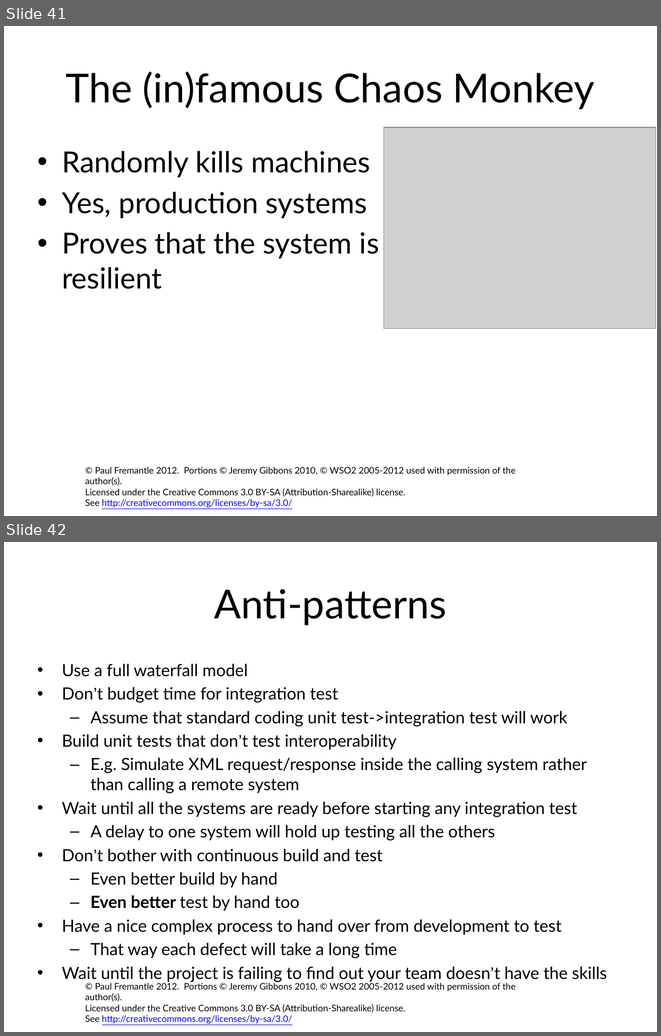
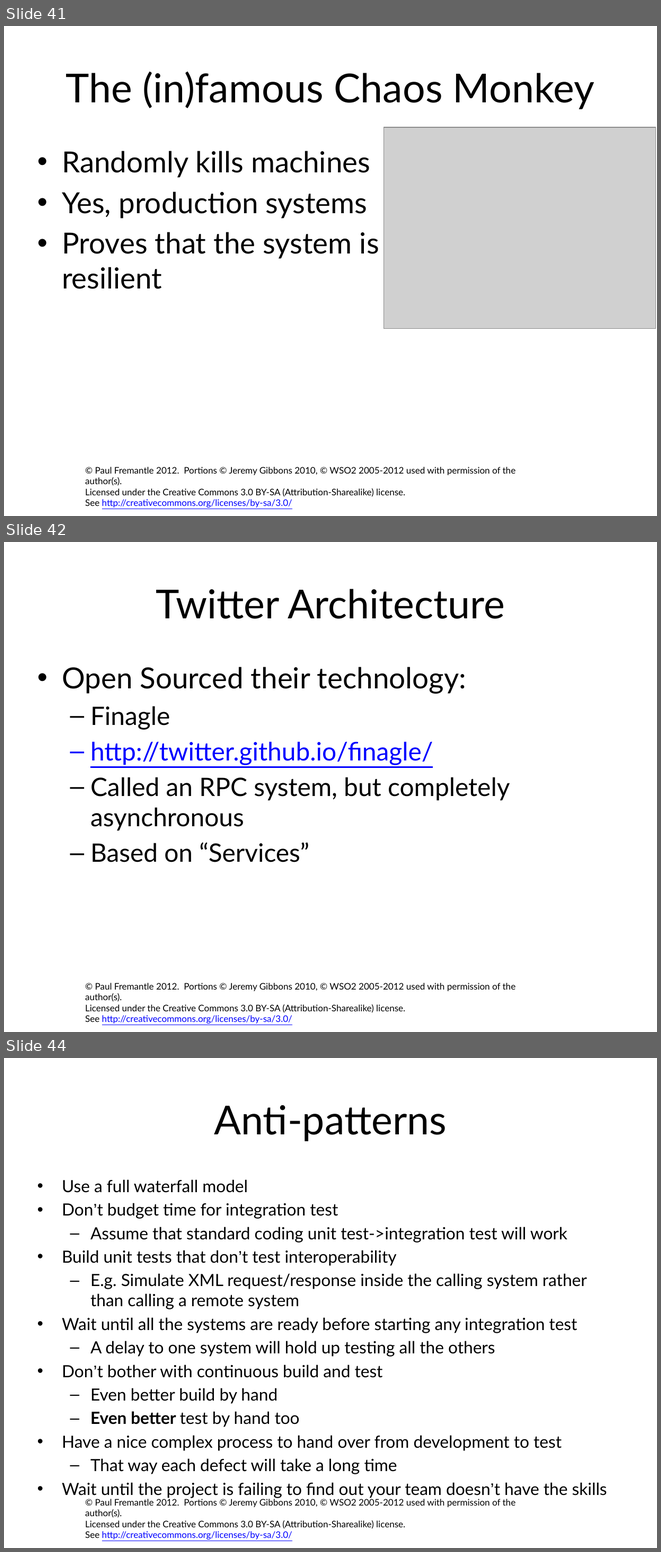
Before and after one commit to pzfreo/ox-soa-old, a slide deck: presentations/source/07-CaseStudies.pptx. Shown one above the other, each under a label of ours: slides 41 and 42 before the commit, slides 41, 42 and 44 after it; the slides between them are not shown. The pictures are 661x1036 and 661x1552 pixels, drawn with LibreOffice and Linux fonts; fonts in the diff are those of the drawing; grey boxes stand for pictures; background and template pictures are left out. Boxes give left, top, right and bottom in pixels: in the first picture for what was removed or moved away, otherwise in the second. Text is boxed around its words. In the diff, an @@ line names an element or a change of style, - is before the commit and + after.

```diff
--- a/presentations/source/07-CaseStudies.pptx
+++ b/presentations/source/07-CaseStudies.pptx
@@ slide 42 added at (4,542,657,1032), background #FFFFFF; not listed: 1 template element that a slide beside it also shows @@
@@ title added at (156,589,505,619), 44 pt, text #000000 @@
+Twitter Architecture
@@ text added at (62,667,510,862), 28 pt, text #000000 @@
+• Open Sourced their technology:
+  – Finagle
+  – http://twitter.github.io/finagle/
+  – Called an RPC system, but completely asynchronous
+  – Based on “Services”
@@ what was slide 42 is now slide 44 @@
```
Also in this commit, not shown: 1 other slide added, 5 other files.
